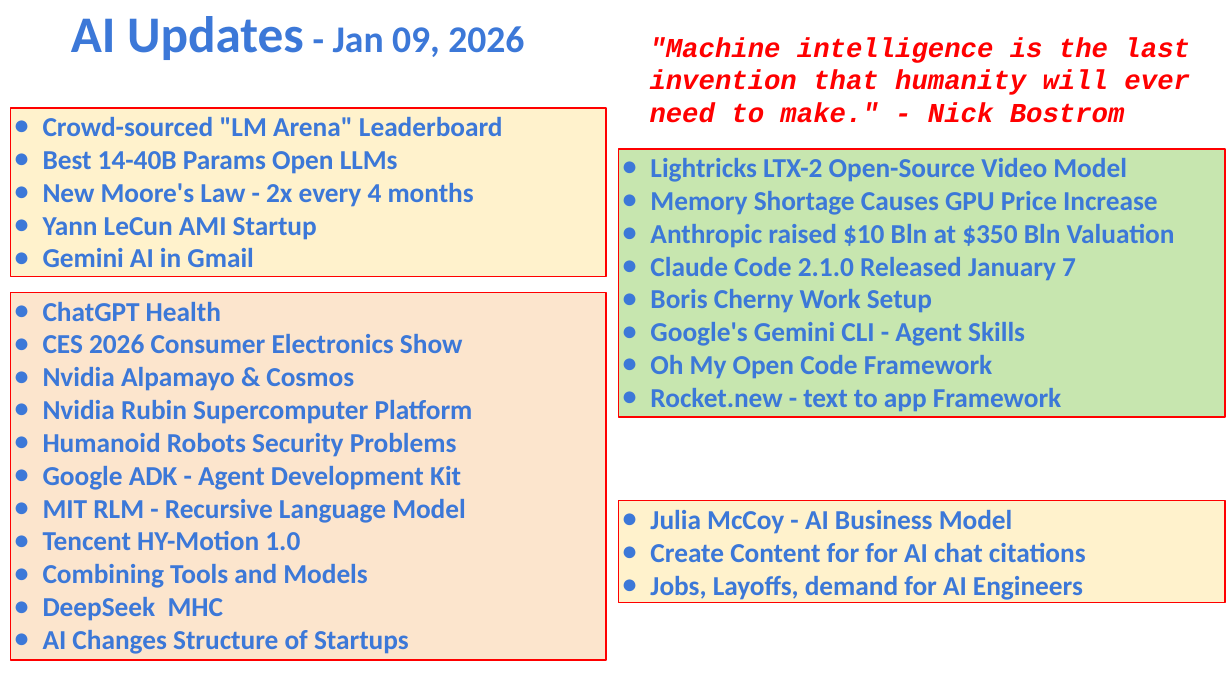
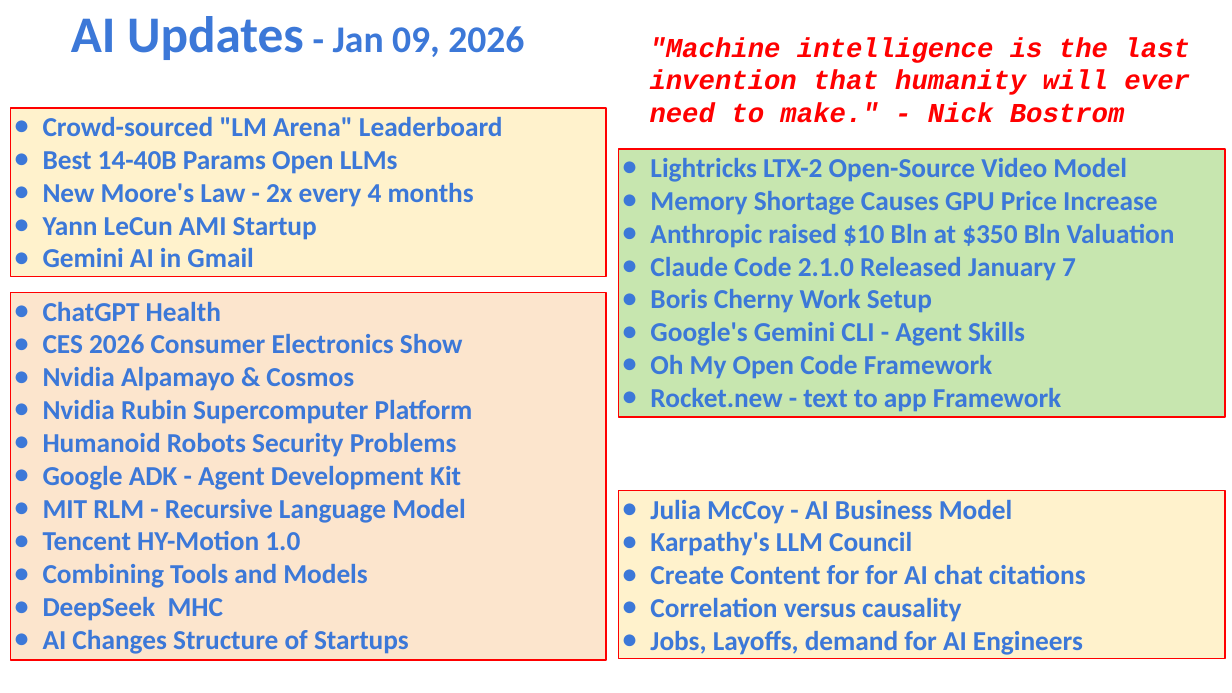
Before and after one commit to lselector/seminar, a slide deck: slide 1 of 2026/2026-01-09-AI-Updates.pptx. Drawn at 1232x693 pixels with LibreOffice and Linux fonts; fonts in the diff are those of the drawing. Boxes give left, top, right and bottom in pixels: in the first picture for what was removed or moved away, otherwise in the second. Text is boxed around its words. In the diff, an @@ line names an element or a change of style, - is before the commit and + after.

```diff
--- a/2026/2026-01-09-AI-Updates.pptx
+++ b/2026/2026-01-09-AI-Updates.pptx
@@ rectangle "Julia McCoy - AI Business ...": place and size @@
-rectangle "Julia McCoy - AI Business ..." at bbox=[618, 501, 1225, 604]
+rectangle "Julia McCoy - AI Business ..." at bbox=[618, 490, 1225, 659]
@@ text in rectangle at bbox=[650, 532, 912, 556]: paragraph added @@
+● Karpathy's LLM Council
@@ text in rectangle at bbox=[650, 598, 961, 622]: paragraph added @@
+● Correlation versus causality
```
Also in this commit, not shown: 7 other slides changed, 2 slides added.
